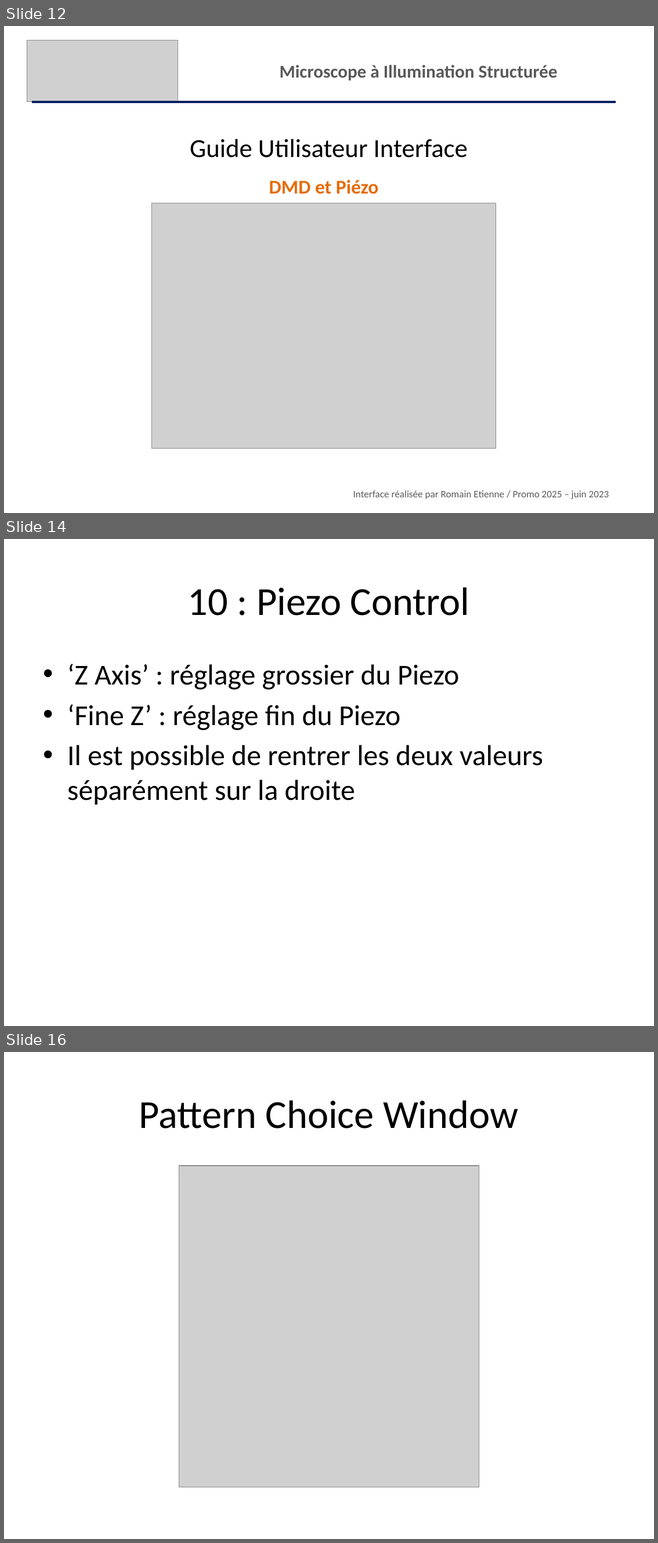
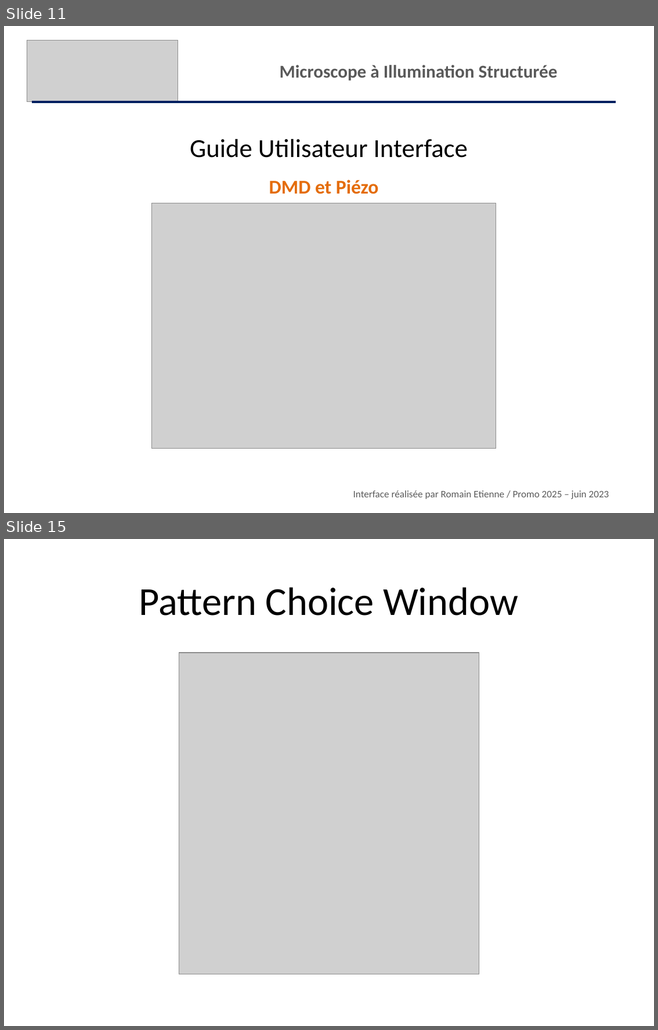
Before and after one commit to IOGS-LEnsE/labwork-GUI, a slide deck: BioPhot/Guide Utilisateur Interface.pptx. Shown one above the other, each under a label of ours: slides 12, 14 and 16 before the commit, slides 11 and 15 after it; the slides between them are not shown. The pictures are 658x1543 and 658x1030 pixels, drawn with LibreOffice and Linux fonts; fonts in the diff are those of the drawing; grey boxes stand for pictures. Boxes give left, top, right and bottom in pixels: in the first picture for what was removed or moved away, otherwise in the second. Text is boxed around its words. In the diff, an @@ line names an element or a change of style, - is before the commit and + after.

```diff
--- a/BioPhot/Guide Utilisateur Interface.pptx
+++ b/BioPhot/Guide Utilisateur Interface.pptx
@@ slide 14 removed at (4,539,654,1026), background #FFFFFF @@
@@ title removed at (188,587,469,616) @@
-10 : Piezo Control
@@ text removed at (67,664,543,805) @@
-• ‘Z Axis’ : réglage grossier du Piezo
-• ‘Fine Z’ : réglage fin du Piezo
-• Il est possible de rentrer les deux valeurs séparément sur la droite
@@ what was slide 12 is now slide 11 @@
@@ what was slide 16 is now slide 15 @@
```
Also in this commit, not shown: 3 slides changed, 1 slide added, 1 other slide removed.
